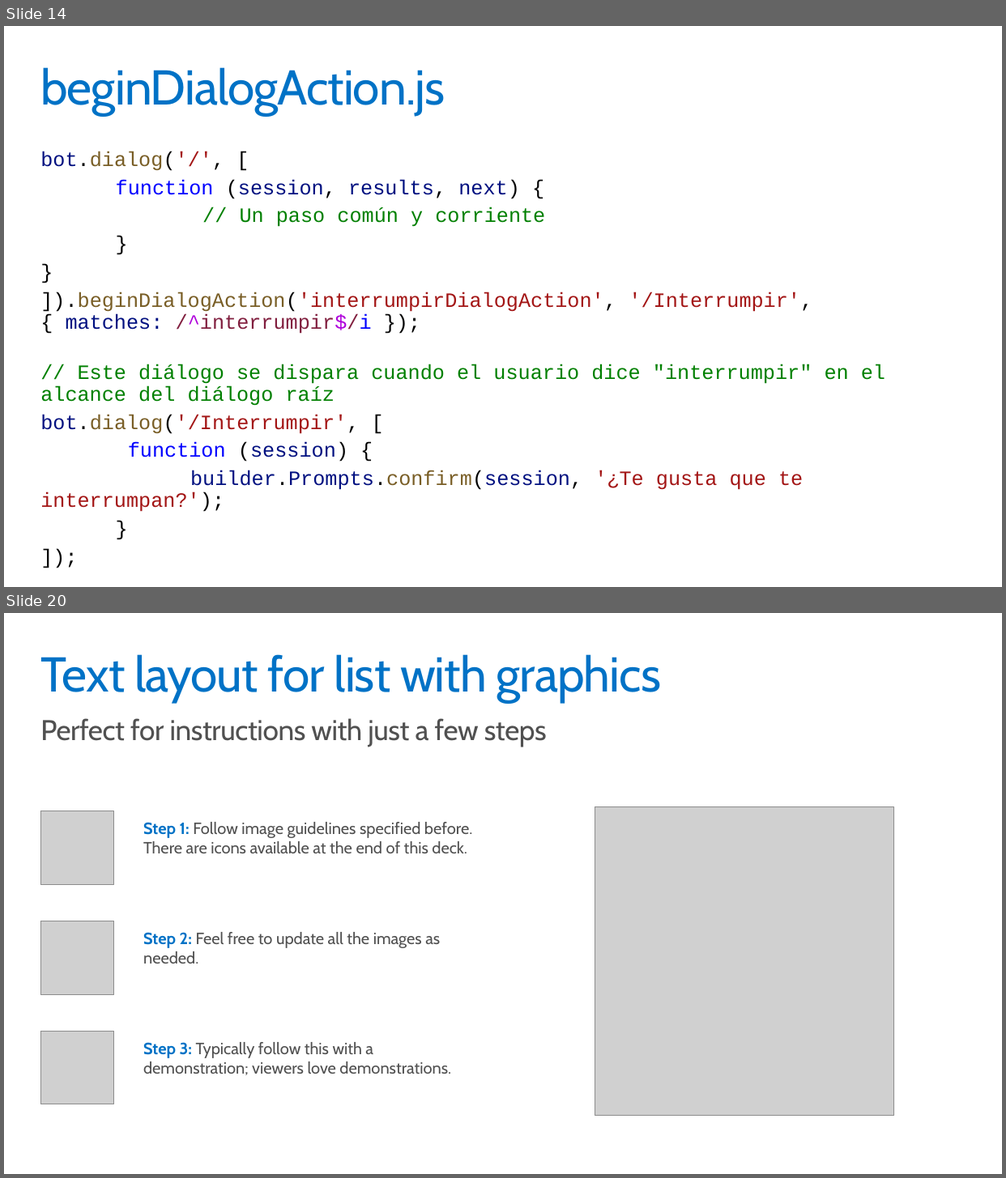
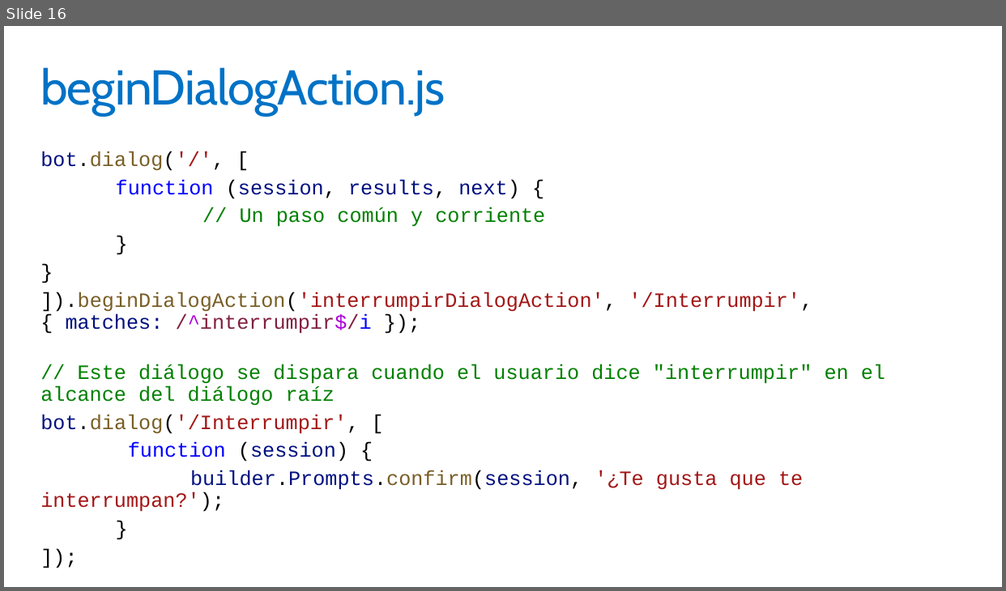
Before and after one commit to gespinosa1986/bot-framework-tutorial, a slide deck: 1. Introducción a Microsoft Bot Framework/Desarrollo avanzado de Bots con Microsoft Bot Framework y Node.js.pptx. Shown one above the other, each under a label of ours: slides 14 and 20 before the commit, slide 16 after it; the slides between them are not shown. The pictures are 1006x1178 and 1006x591 pixels, drawn with LibreOffice and Linux fonts; fonts in the diff are those of the drawing; grey boxes stand for pictures. Boxes give left, top, right and bottom in pixels: in the first picture for what was removed or moved away, otherwise in the second. Text is boxed around its words. In the diff, an @@ line names an element or a change of style, - is before the commit and + after.

```diff
--- a/1. Introducción a Microsoft Bot Framework/Desarrollo avanzado de Bots con Microsoft Bot Framework y Node.js.pptx
+++ b/1. Introducción a Microsoft Bot Framework/Desarrollo avanzado de Bots con Microsoft Bot Framework y Node.js.pptx
@@ slide 20 removed at [4,613,1002,1174], background #FFFFFF @@
@@ title removed at [40,654,661,702] @@
-Text layout for list with graphics
@@ text removed at [40,718,547,747] @@
-Perfect for instructions with just a few steps
@@ picture removed at [40,811,114,884] @@
@@ text removed at [143,822,472,854] @@
-Step 1: Follow image guidelines specified before. There are icons available at the end of this deck.
@@ picture removed at [594,807,894,1116] @@
@@ picture removed at [40,921,114,995] @@
@@ text removed at [143,932,440,964] @@
-Step 2: Feel free to update all the images as needed.
@@ picture removed at [40,1031,114,1105] @@
@@ text removed at [143,1042,451,1076] @@
-Step 3: Typically follow this with a demonstration; viewers love demonstrations.
@@ what was slide 14 is now slide 16 @@
```
Also in this commit, not shown: 3 slides changed, 5 slides added, 20 other slides removed, 4 other files.
